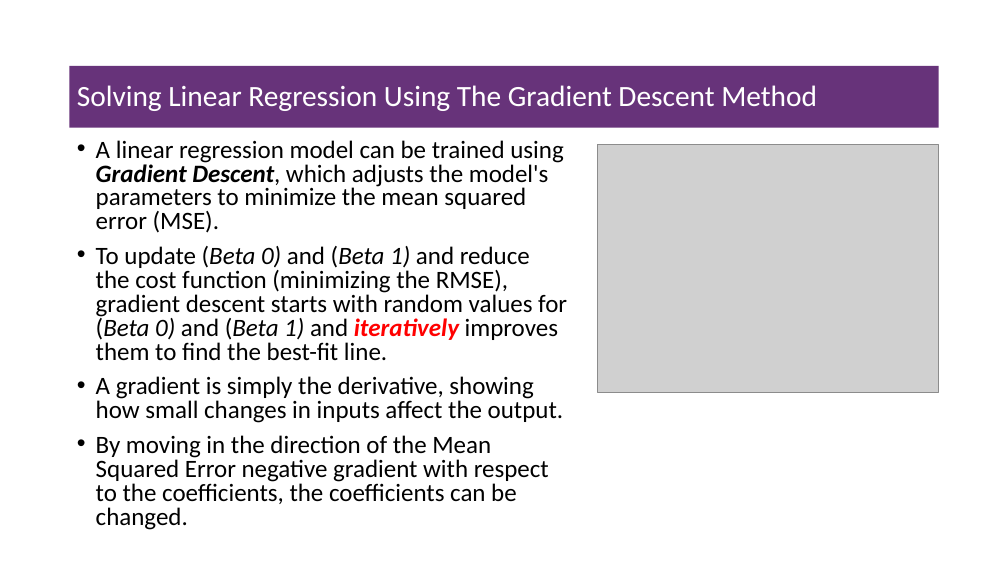
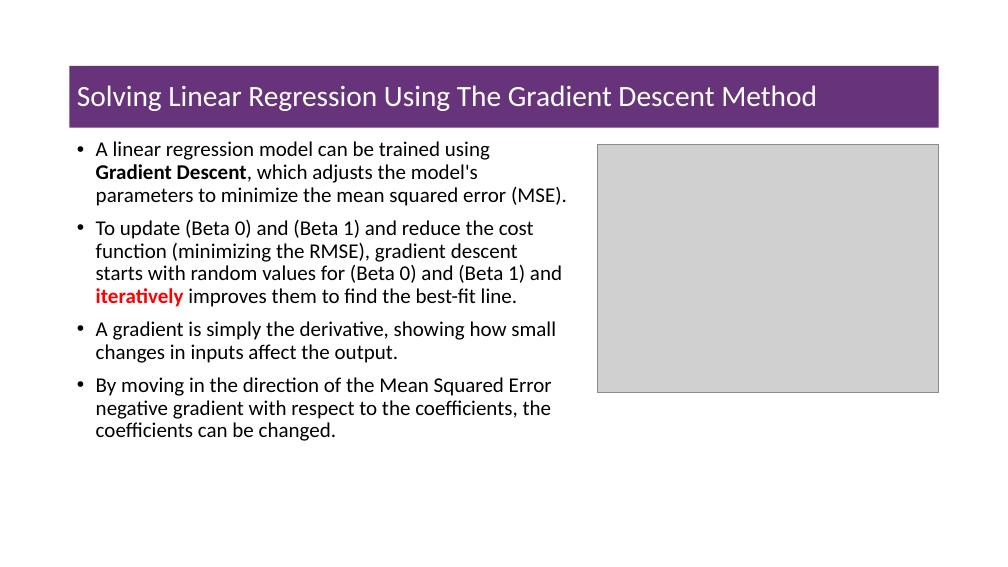
Before and after one commit to msfasha/307304-Data-Mining, a slide deck: slide 13 of 20243/Part 2-Regression/simple linear regression slides.pptx. Drawn at 1008x567 pixels with LibreOffice and Linux fonts; fonts in the diff are those of the drawing; grey boxes stand for pictures; background and template pictures are left out. Boxes give left, top, right and bottom in pixels: in the first picture for what was removed or moved away, otherwise in the second. Text is boxed around its words. In the diff, an @@ line names an element or a change of style, - is before the commit and + after.

```diff
--- a/20243/Part 2-Regression/simple linear regression slides.pptx
+++ b/20243/Part 2-Regression/simple linear regression slides.pptx
@@ text "A linear regression model can ..." at bbox=[96, 141, 567, 441]: size 23.8 to 20 pt; italic off in "Gradient Descent,", "(Beta 0) (Beta 1) (Beta 0) (Beta ..."; line spacing 0.8 to 0.9 @@
```
Also in this commit, not shown: 2 slides added, 2 slides removed, 29 other files.
